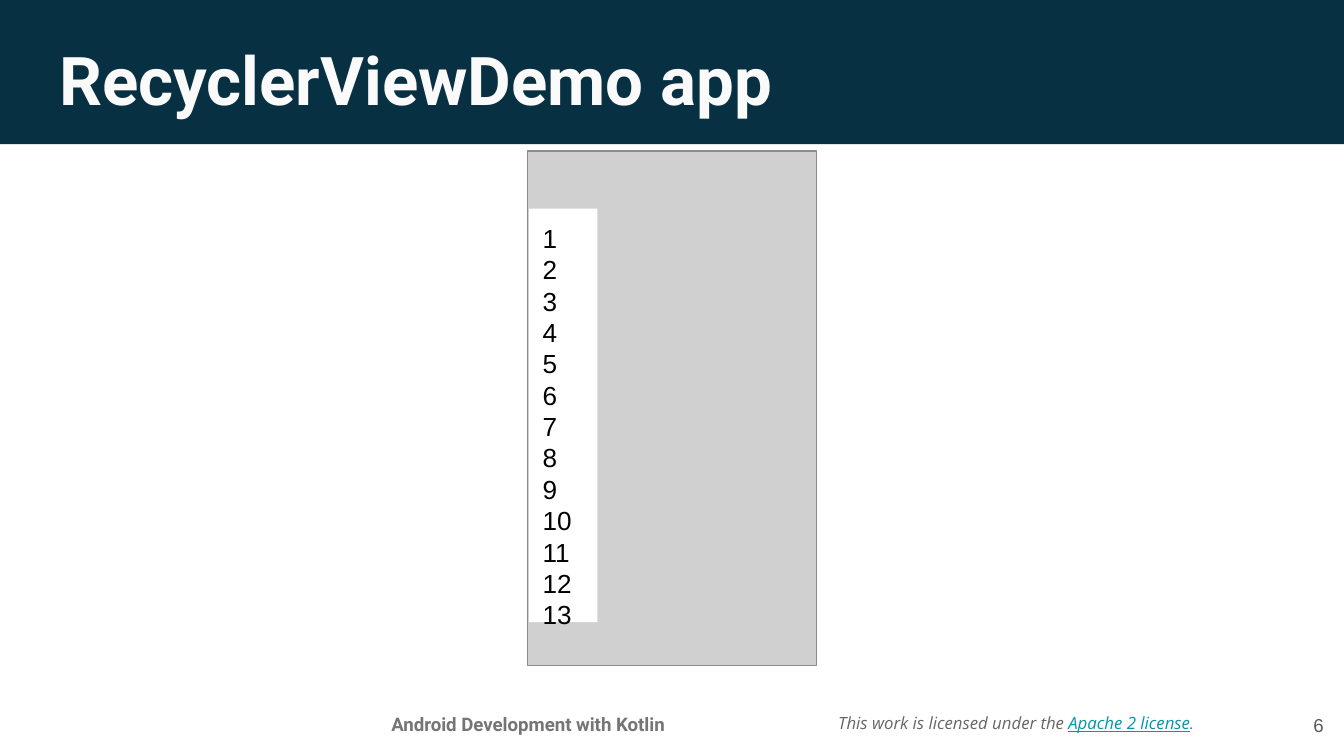
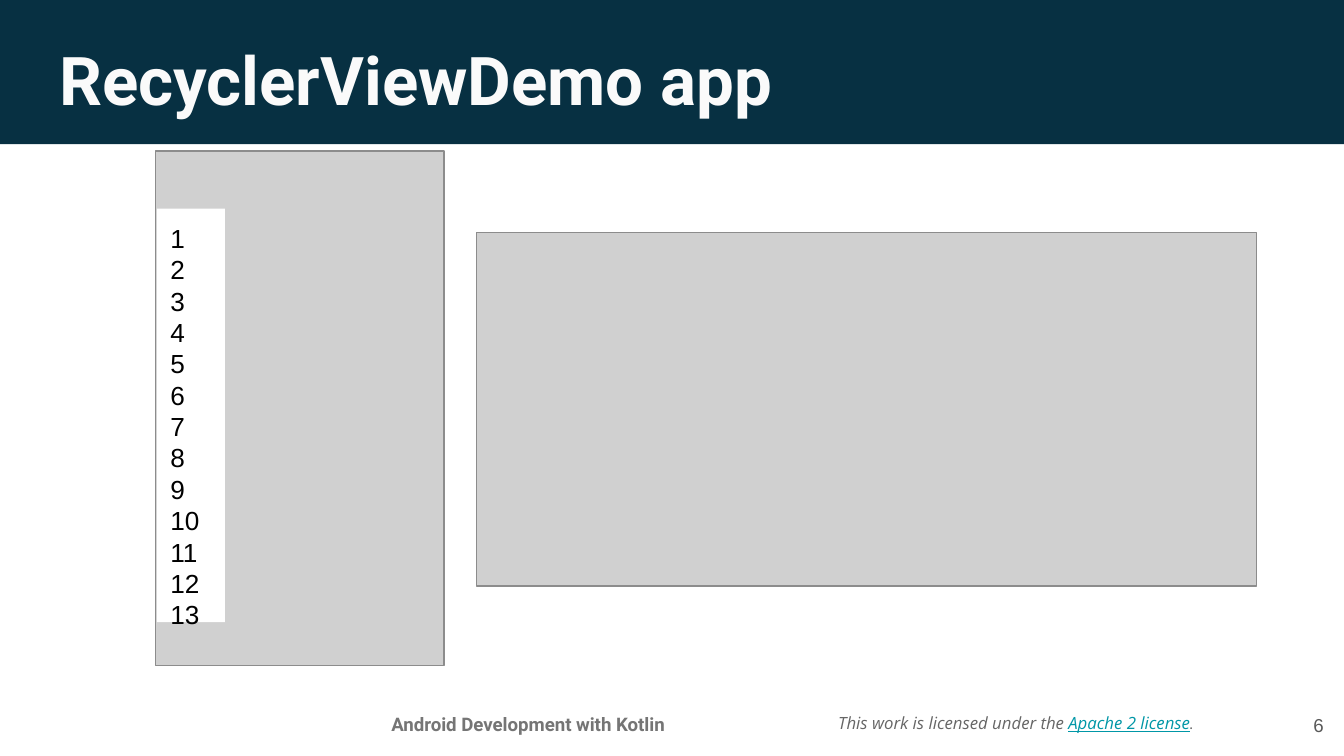
Before and after one commit to walkman617/AndroidDevKotlin, a slide deck: slide 6 of Unit3/Lesson 10 Advanced RecyclerView use cases.pptx. Drawn at 1344x756 pixels with LibreOffice and Linux fonts; fonts in the diff are those of the drawing; grey boxes stand for pictures; background and template pictures are left out. Boxes give left, top, right and bottom in pixels: in the first picture for what was removed or moved away, otherwise in the second. Text is boxed around its words. In the diff, an @@ line names an element or a change of style, - is before the commit and + after.

```diff
--- a/Unit3/Lesson 10 Advanced RecyclerView use cases.pptx
+++ b/Unit3/Lesson 10 Advanced RecyclerView use cases.pptx
@@ picture: place and size @@
-picture at bbox=[528, 151, 817, 665]
+picture at bbox=[156, 151, 445, 665]
@@ rectangle "1": place and size @@
-rectangle "1" at bbox=[530, 208, 598, 622]
+rectangle "1" at bbox=[157, 208, 226, 622]
@@ picture added at bbox=[477, 233, 1257, 586] @@
```
